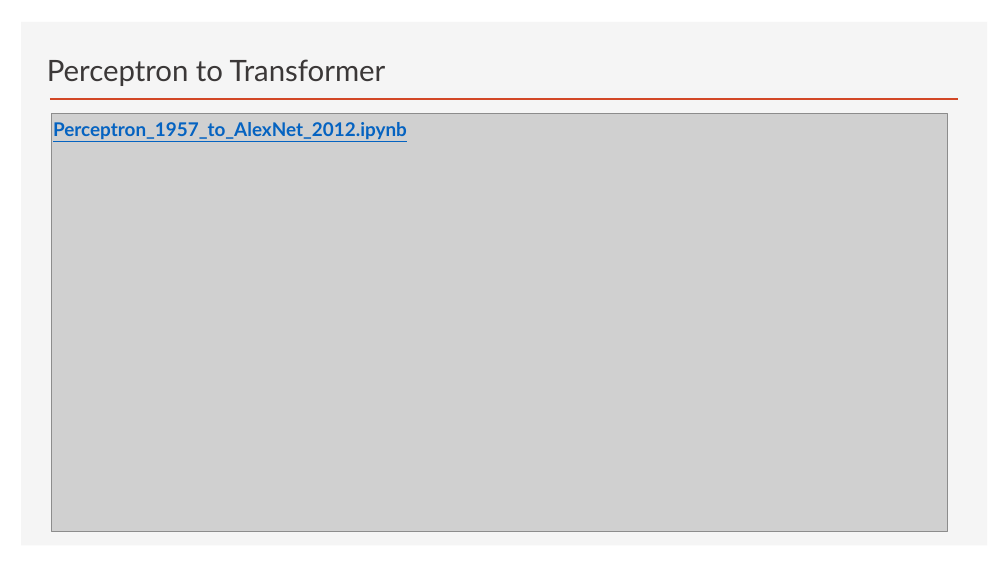
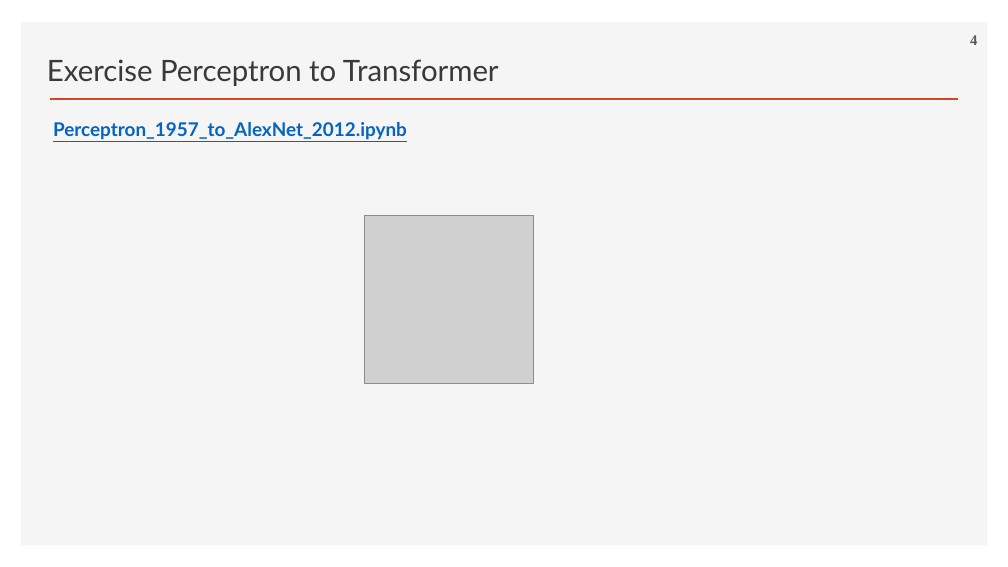
Before and after one commit to ancestor9/2026_Fall_Deep-Learning-with-Python, a slide deck: slide 4 of Chapter 13 Timeseries forecasting.pptx (slide 3 before the commit). Drawn at 1008x567 pixels with LibreOffice and Linux fonts; fonts in the diff are those of the drawing; grey boxes stand for pictures; background and template pictures are left out. Boxes give left, top, right and bottom in pixels: in the first picture for what was removed or moved away, otherwise in the second. Text is boxed around its words. In the diff, an @@ line names an element or a change of style, - is before the commit and + after.

```diff
--- a/Chapter 13 Timeseries forecasting.pptx
+++ b/Chapter 13 Timeseries forecasting.pptx
@@ text at [47, 59, 499, 86]: text changed @@
-Perceptron to Transformer
+Exercise Perceptron to Transformer
@@ page number added at [970, 35, 977, 45], 14 pt, text #595959, bold @@
+4
@@ picture removed at [51, 113, 947, 532] @@
@@ picture added at [364, 216, 533, 384] @@
```
Also in this commit, not shown: 6 other slides changed, 1 slide added.
